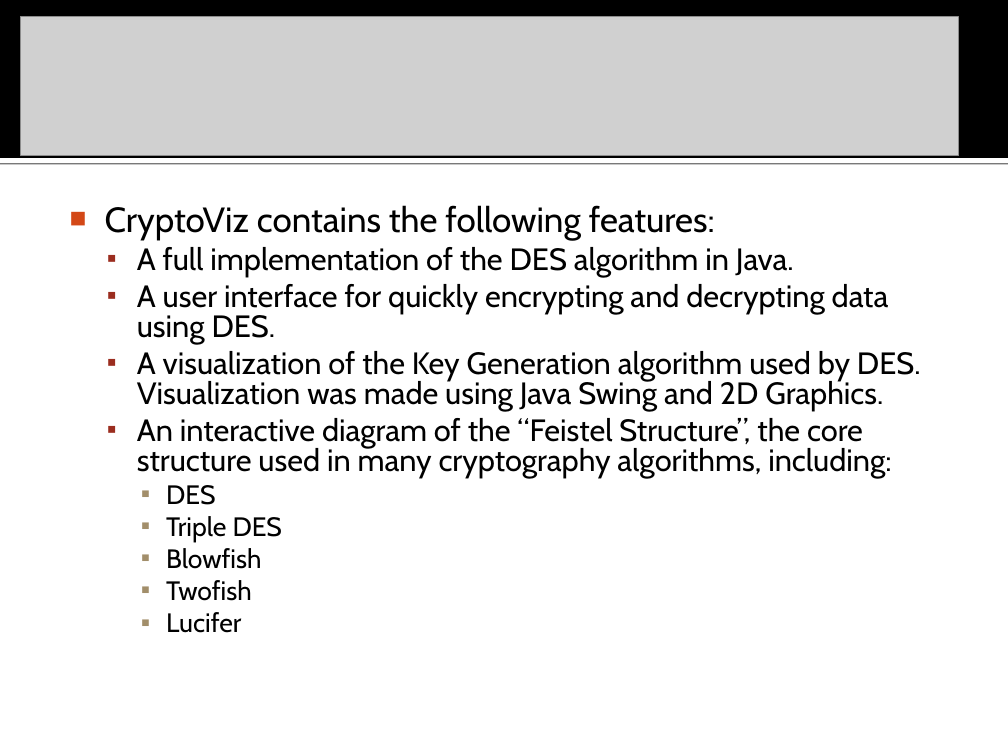
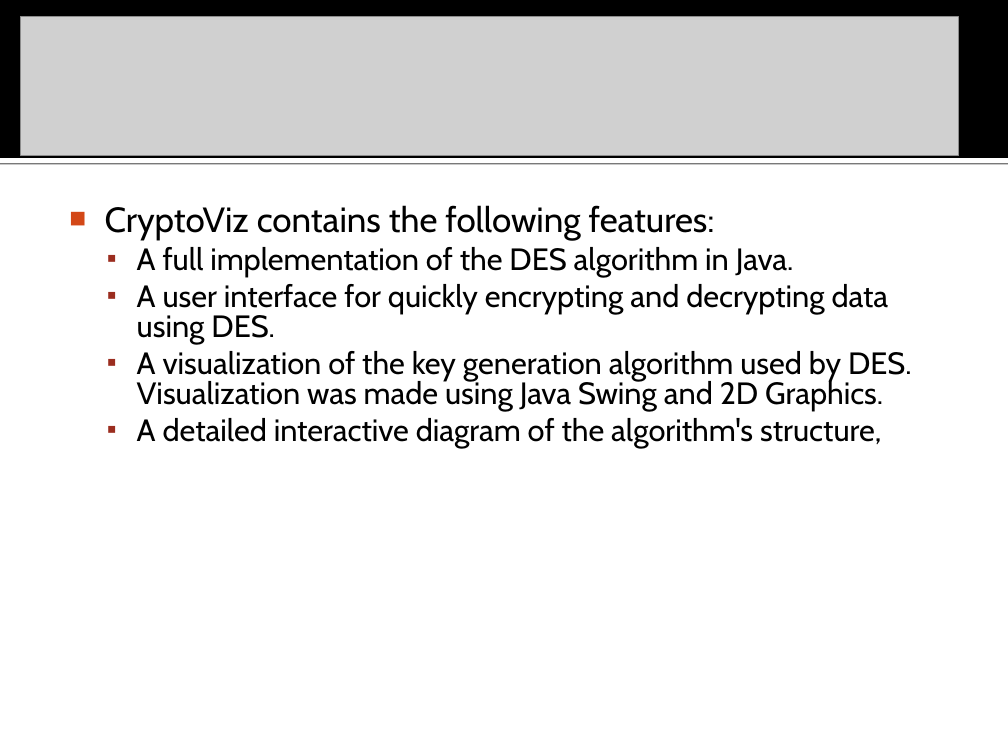
Before and after one commit to ikram1996/cryptoviz, a slide deck: slide 4 of docs/CryptoViz.ppt (slide 3 before the commit). Drawn at 1008x756 pixels with LibreOffice and Linux fonts; fonts in the diff are those of the drawing; grey boxes stand for pictures. Boxes give left, top, right and bottom in pixels: in the first picture for what was removed or moved away, otherwise in the second. Text is boxed around its words. In the diff, an @@ line names an element or a change of style, - is before the commit and + after.

```diff
--- a/docs/CryptoViz.ppt
+++ b/docs/CryptoViz.ppt
@@ text at (x1=137, y1=351, x2=912, y2=448): text changed @@
-  ▪ A visualization of the Key Generation algorithm used by DES. Visualization was made using Java Swing and 2D Graphics.
-  ▪ An interactive diagram of the “Feistel Structure”, the core structure used in many cryptography algorithms, including:
-    ▪ DES
-    ▪ Triple DES
-    ▪ Blowfish
-    ▪ Twofish
-    ▪ Lucifer
+  ▪ A visualization of the key generation algorithm used by DES. Visualization was made using Java Swing and 2D Graphics.
+  ▪ A detailed interactive diagram of the algorithm's structure,
```
Also in this commit, not shown: 3 other slides changed, 1 slide added, 1 other file.
